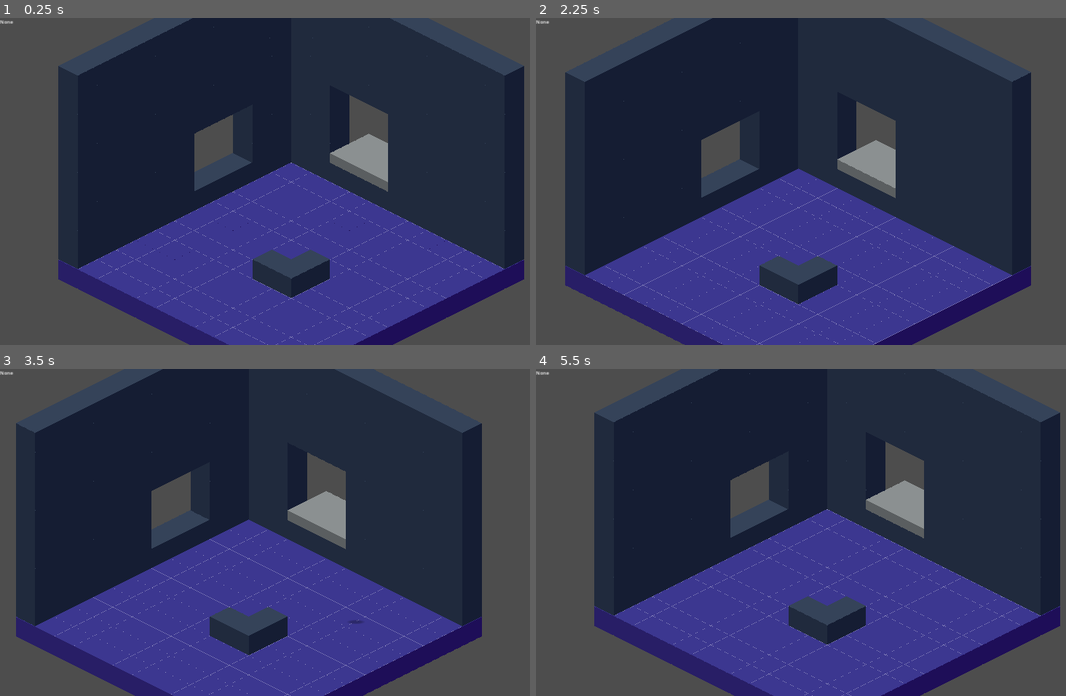
Above: before the commit, frames 1-4 (two rows, left to right).
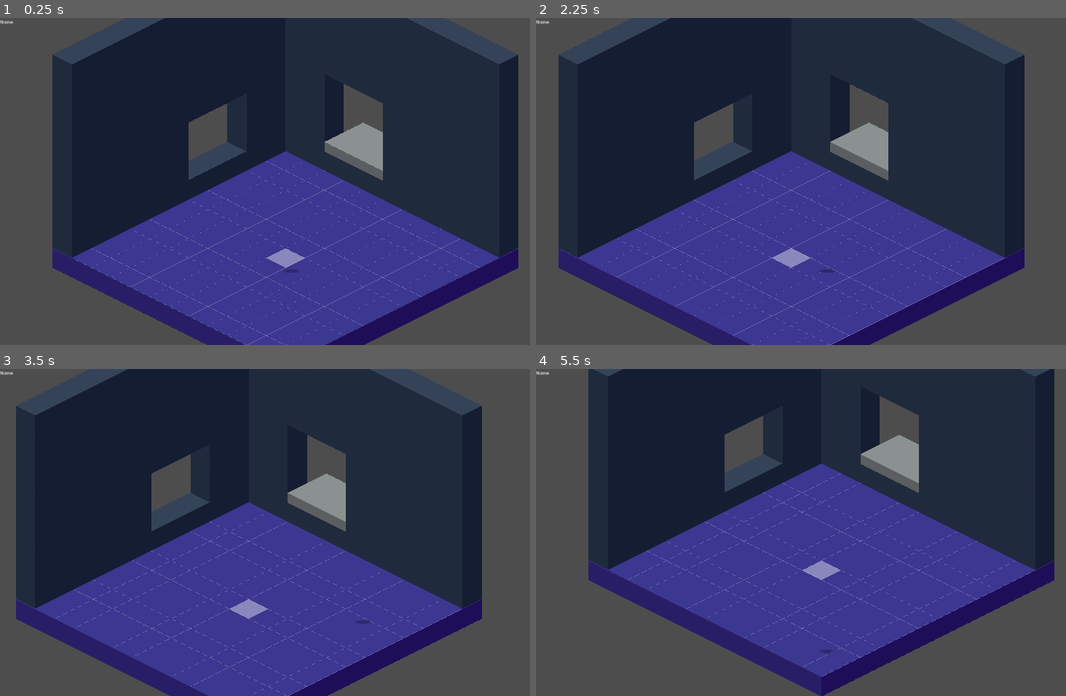
Above: after the commit, the same moments.

Repository: kaelynfmp/HearthLight
Game: Godot game, scene res://scenes/room.tscn
The game is run twice, just before and just after one commit, with the same random seed, the same clock (stepped at 60 frames per second) and the same inputs.
Inputs (mouse positions are in pixels of both pictures, inside the frame that each line leads up to):
- Up to frame 1 (0.25 s): no input
- Up to frame 2 (2.25 s): tap Enter (ui_accept) at 0.5, 1.25, 2 s; drag from (557, 24) to (885, 109) at 0.52 s; drag from (710, 197) to (795, 246) at 1.27 s; move the mouse to (885, 109) at 2.02 s; hold D (move_right) from 2.03 s (still down); hold Shift (modifier) from 2.03 s (still down)
- Up to frame 3 (3.5 s): release D (move_right) at 2.75 s; release Shift (modifier) at 2.75 s; tap Enter (ui_accept) at 2.75 s; drag from (259, 597) to (116, 483) at 2.77 s
- Up to frame 4 (5.5 s): tap Enter (ui_accept) at 3.5, 3.77, 5 s; move the mouse to (1002, 581) at 3.52 s; hold A (move_left) 3.53-4.25 s; hold Shift (modifier) 3.53-4.25 s; drag from (652, 483) to (737, 450) at 4.27 s; move the mouse to (854, 532) at 5.02 s; hold S (move_down) from 5.03 s (still down); hold Shift (modifier) from 5.03 s (still down); click (854, 532) at 5.17 s

The runs differ from the first frame. In frame 1, 15% of the frame differs, in the area x 9-99%, y 0-100%; in frame 2, 20%; in frame 3, 18%; in frame 4, 37%.

Commit message:
Removed the counter at the center of the scene

Diff:
--- a/scenes/room.tscn
+++ b/scenes/room.tscn
@@ -109,7 +109,7 @@
 texture_filter = 1
 use_parent_material = true
 position = Vector2(0, -3)
-tile_map_data = PackedByteArray("AAADAPn/AAABAAEAAAACAPn/AAA …(312 unchanged characters)… 4/wMAAAABAAEAAAD4/wQAAAABAAEAAAD//wAAAAABAAEAAAD+/wAAAAABAAEAAAD/////AAABAAEAAAA=")
+tile_map_data = PackedByteArray("AAADAPn/AAABAAEAAAACAPn/AAA …(312 unchanged characters)… 4/wMAAAABAAEAAAD4/wQAAAABAAEAAAD//wAAAAAAAAAAAAD/////AAAAAAAAAAD+/wAAAAAAAAAAAAA=")
 tile_set = ExtResource("1_lwtf6")
 y_sort_origin = 1
 x_draw_order_reversed = true
